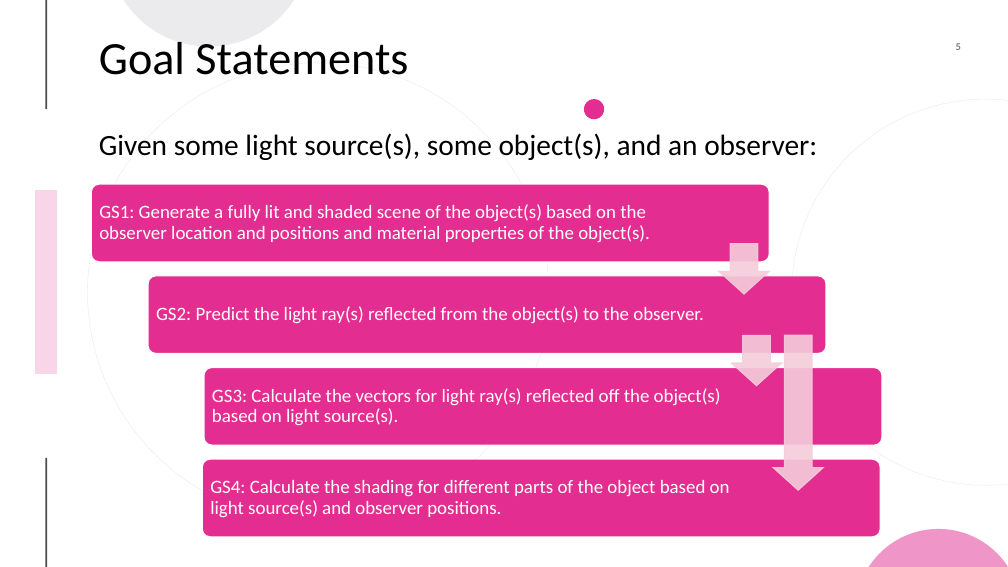
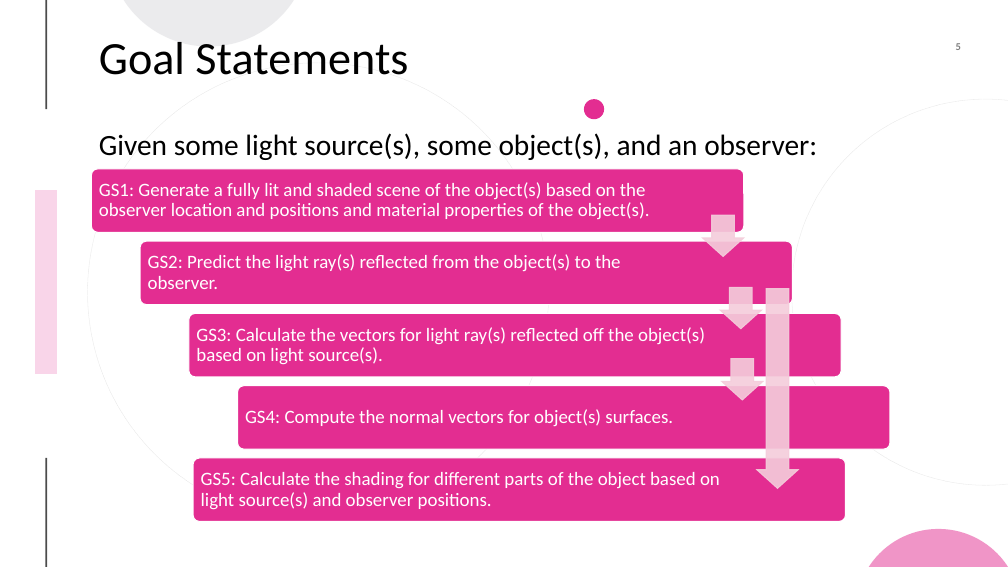
Before and after one commit to sorainsm/library-of-lighting-models, a slide deck: slide 5 of Commonality-Analysis/Lighting for Computer Graphics.pptx. Drawn at 1008x567 pixels with LibreOffice and Linux fonts; fonts in the diff are those of the drawing. Boxes give left, top, right and bottom in pixels: in the first picture for what was removed or moved away, otherwise in the second. Text is boxed around its words. In the diff, an @@ line names an element or a change of style, - is before the commit and + after.

```diff
--- a/Commonality-Analysis/Lighting for Computer Graphics.pptx
+++ b/Commonality-Analysis/Lighting for Computer Graphics.pptx
@@ rounded rectangle: place and size @@
-rounded rectangle at bbox=[91, 185, 770, 262]
+rounded rectangle at bbox=[91, 169, 744, 232]
@@ text "GS1: Generate a fully lit ...": place and size @@
-text "GS1: Generate a fully lit ..." at bbox=[99, 204, 650, 243]
+text "GS1: Generate a fully lit ..." at bbox=[99, 182, 650, 219]
@@ down arrow added at bbox=[702, 216, 744, 257], fill #F4CDDC at 90% opacity, outline #F4CDDC 1 pt @@
@@ rounded rectangle added at bbox=[140, 241, 792, 305], fill #E32D91, outline #FFFFFF 1 pt @@
@@ text "GS2: Predict the light ray(s) ..." rewrapped from bbox=[156, 306, 704, 324] to bbox=[148, 254, 621, 289] @@
@@ down arrow: place and size @@
-down arrow at bbox=[719, 243, 770, 294]
+down arrow at bbox=[721, 287, 762, 329]
@@ down arrow: place and size @@
-down arrow at bbox=[774, 335, 824, 490]
+down arrow at bbox=[757, 289, 799, 488]
@@ rounded rectangle: place and size @@
-rounded rectangle at bbox=[148, 276, 827, 354]
+rounded rectangle at bbox=[189, 314, 842, 377]
@@ text "GS3: Calculate the vectors for ...": place and size @@
-text "GS3: Calculate the vectors for ..." at bbox=[212, 388, 721, 426]
+text "GS3: Calculate the vectors for ..." at bbox=[196, 327, 705, 365]
@@ down arrow: place and size @@
-down arrow at bbox=[731, 336, 782, 386]
+down arrow at bbox=[722, 359, 764, 401]
@@ rounded rectangle: place and size @@
-rounded rectangle at bbox=[204, 368, 882, 445]
+rounded rectangle at bbox=[237, 386, 890, 449]
@@ text added at bbox=[245, 409, 673, 427], 18 pt, text #FFFFFF @@
+GS4: Compute the normal vectors for object(s) surfaces.
@@ rounded rectangle: place and size @@
-rounded rectangle at bbox=[203, 459, 881, 537]
+rounded rectangle at bbox=[193, 458, 845, 522]
@@ text at bbox=[201, 472, 720, 510]: text changed @@
-GS4: Calculate the shading for different parts of the object based on light source(s) and observer positions.
+GS5: Calculate the shading for different parts of the object based on light source(s) and observer positions.
```
Also in this commit, not shown: 7 other slides changed, 1 slide added, 1 slide removed, 1 other file.
